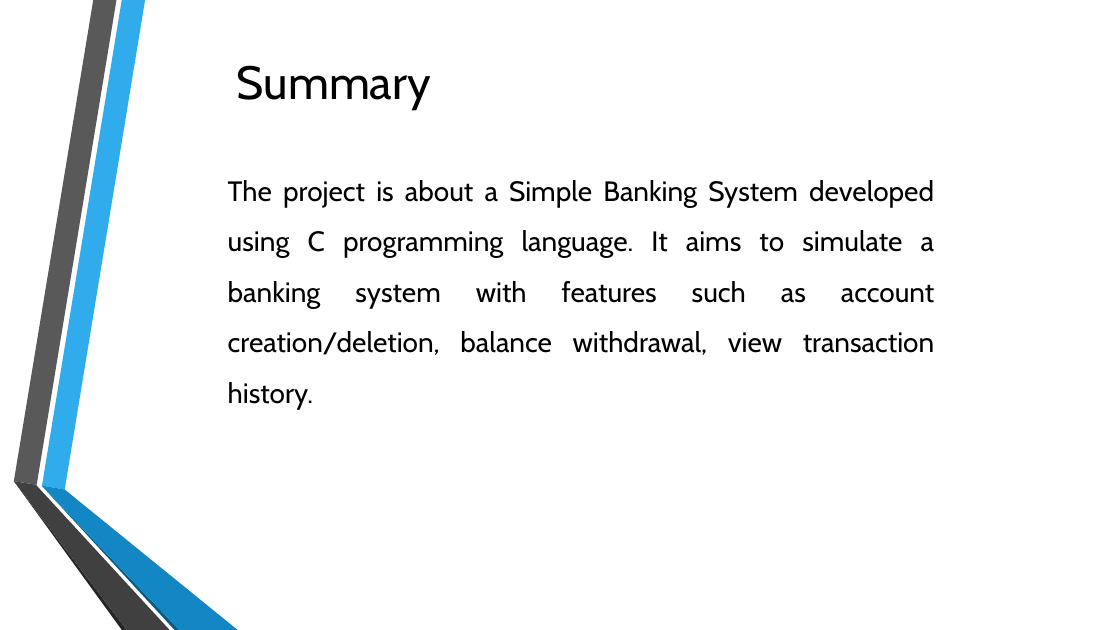
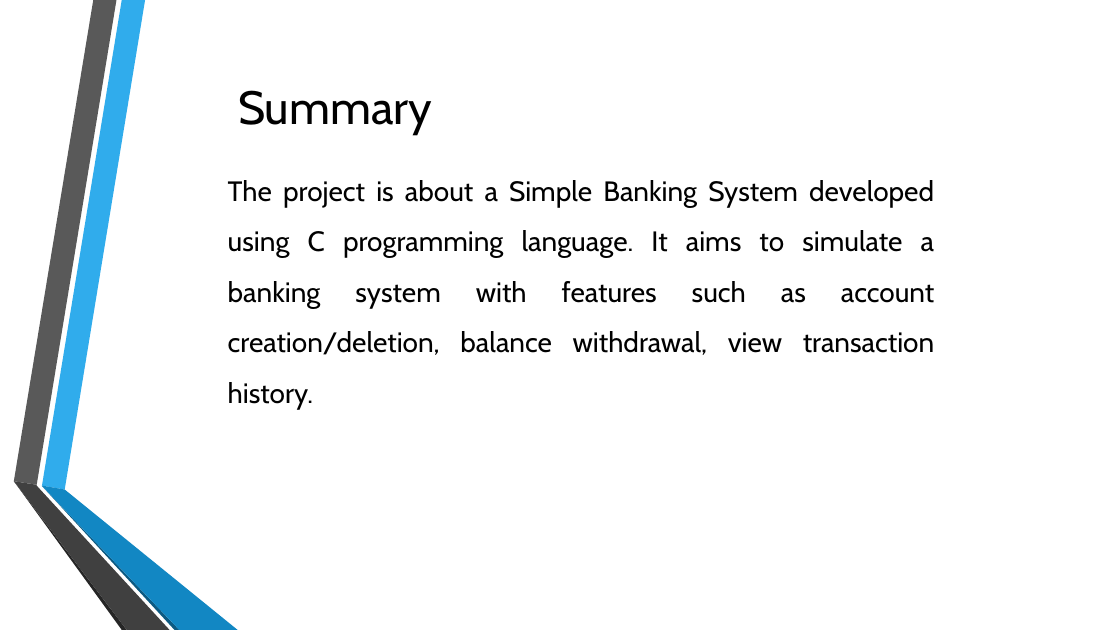
Before and after one commit to 10Rajin/Presentation, a slide deck: slide 3 of Banking Management System.pptx. Drawn at 1120x630 pixels with LibreOffice and Linux fonts; fonts in the diff are those of the drawing; background and template pictures are left out. Boxes give left, top, right and bottom in pixels: in the first picture for what was removed or moved away, otherwise in the second. Text is boxed around its words. In the diff, an @@ line names an element or a change of style, - is before the commit and + after.

```diff
--- a/Banking Management System.pptx
+++ b/Banking Management System.pptx
@@ title "Summary" moved from (x1=237, y1=65, x2=431, y2=110) to (x1=238, y1=90, x2=432, y2=136) @@
```
Also in this commit, not shown: 4 other slides changed.
